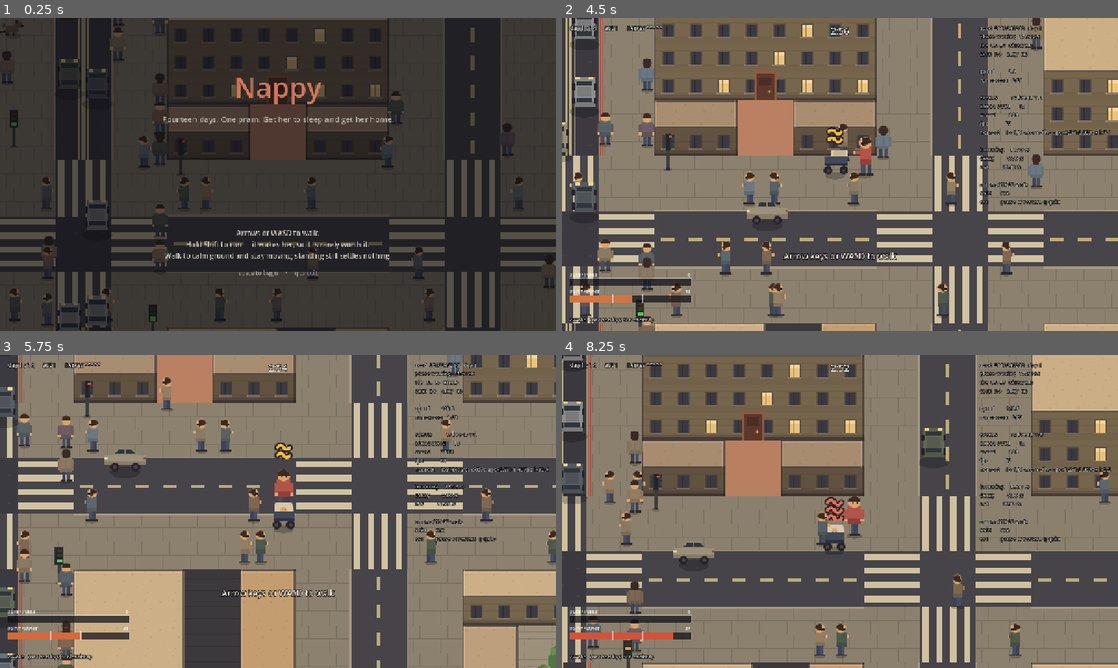
Above: before the commit, frames 1-4 (two rows, left to right).
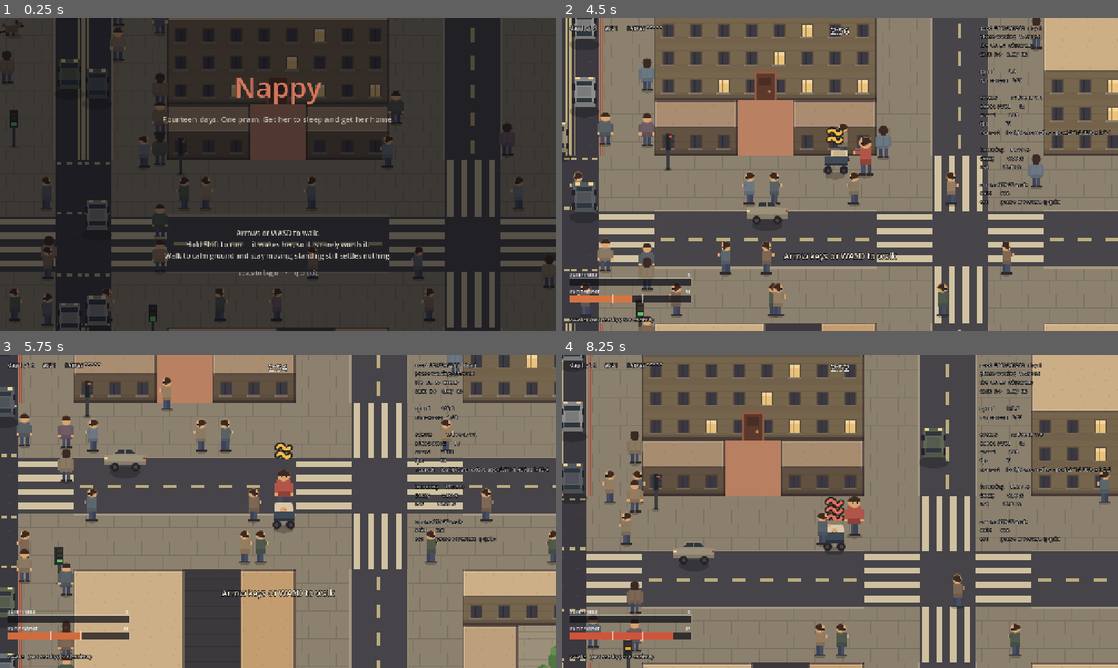
Above: after the commit, the same moments.

Repository: JosuaKrause/nappy
Game: Godot game, scene res://scenes/main.tscn
Same seed, same stepped clock (60 frames per second), same inputs: the game is played once before the commit and once after it.
Inputs (mouse positions are in pixels of both pictures, inside the frame that each line leads up to):
- Up to frame 1 (0.25 s): no input
- Up to frame 2 (4.5 s): tap Enter (ui_accept) at 0.5, 0.77, 3.77 s; move the mouse to (962, 158) at 0.52 s; hold Right (move_right) 0.53-1.25 s; hold Shift (run) 0.53-1.25 s; click (962, 158) at 0.67 s; drag from (728, 190) to (812, 237) at 1.27 s; move the mouse to (895, 105) at 2.02 s; hold Right (move_right) 2.03-2.75 s; hold Shift (run) 2.03-2.75 s; drag from (812, 237) to (673, 127) at 2.77 s; move the mouse to (1006, 221) at 3.52 s; hold Left (move_left) 3.53-4.25 s; hold Shift (run) 3.53-4.25 s; tap R at 3.6 s; drag from (673, 127) to (756, 96) at 4.27 s
- Up to frame 3 (5.75 s): move the mouse to (305, 511) at 5.02 s; hold Down (move_down) from 5.03 s (still down); hold Shift (run) from 5.03 s (still down); click (305, 511) at 5.17 s
- Up to frame 4 (8.25 s): release Down (move_down) at 5.75 s; release Shift (run) at 5.75 s; drag from (756, 433) to (728, 527) at 5.77 s; move the mouse to (962, 495) at 6.52 s; hold Up (move_up) 6.53-7.25 s; hold Shift (run) 6.53-7.25 s; tap Enter (ui_accept) at 6.77 s; drag from (728, 527) to (812, 574) at 7.27 s; move the mouse to (895, 442) at 8.02 s; hold Down (move_down) from 8.03 s (still down); hold Shift (run) from 8.03 s (still down); tap R at 8.1 s

The runs differ from the first frame. In frame 1, 1.2% of the frame differs, in the area x 10-20%, y 45-99%; in frame 2, 0.8%; in frame 3, 0.4%; in frame 4, 0.7%.

Commit message:
The main road has dotted lines where it had a zebra
"The main road shouldn't have zebra crossings (since they have traffic
lights) it should be two dotted lines demarking the pedestrian safe zone."

The design half outranks the art half: a zebra means *the traffic gives way
to you*, and on the spine it does not — what stops it is the light, which is
validate_signals' whole contract. So for ten milestones the paint made the
opposite promise at every junction of the one street where believing it ends
the day.

The tile type does not change, and that is the shape of the fix. M41 had
already considered painting the crossing away and rejected it — "a walker
crossing a side street would then be standing on open carriageway, and the
one thing a zebra is for is saying where a person on a road is meant to be" —
and this is not that request. It is a request for different paint. So
GroundTiles._crossing_variant picks four new tiles when either corridor is
the spine, and every rule that reads CROSSING goes on meaning what it meant:
the crossing scan, the give-way rule (which already exempted MAIN), and where
an event may stand.

The one thing that did have to move is the trace, which said "at a zebra" on
a street that has none — a line that would send the next reader looking for
the wrong bug, on the street where the difference between a negotiation and a
wait is the difference between a day and a day lost.

Two dotted lines per crossing and two crossings per junction, so a spine
crossroads has four dashed rows across it. The lines run the way she is
crossing, one at each edge of the two-tile band. Photographed on seed 4242
day 2 with --spawn arterial; played by nobody.

Co-Authored-By: Claude Opus 5 <noreply@anthropic.com>
Claude-Session: https://claude.ai/code/session_01AwbNffy8r23NtrP7ZaSkFS

Diff:
--- a/assets/ground_tileset.tres
+++ b/assets/ground_tileset.tres
@@ -7,6 +7,10 @@
 [ext_resource type="Texture2D" path="res://assets/tiles/road_line_s.svg" id="4_road_line_s"]
 [ext_resource type="Texture2D" path="res://assets/tiles/crossing_v.svg" id="5_crossing_v"]
 [ext_resource type="Texture2D" path="res://assets/tiles/crossing_h.svg" id="6_crossing_h"]
+[ext_resource type="Texture2D" path="res://assets/tiles/crossing_main_n.svg" id="36_crossing_main_n"]
+[ext_resource type="Texture2D" path="res://assets/tiles/crossing_main_s.svg" id="37_crossing_main_s"]
+[ext_resource type="Texture2D" path="res://assets/tiles/crossing_main_w.svg" id="38_crossing_main_w"]
+[ext_resource type="Texture2D" path="res://assets/tiles/crossing_main_e.svg" id="39_crossing_main_e"]
 [ext_resource type="Texture2D" path="res://assets/tiles/sidewalk.svg" id="7_sidewalk"]
 [ext_resource type="Texture2D" path="res://assets/tiles/sidewalk_kerb_n.svg" id="8_sidewalk_kerb_n"]
 [ext_resource type="Texture2D" path="res://assets/tiles/sidewalk_kerb_s.svg" id="9_sidewalk_kerb_s"]
@@ -209,6 +213,26 @@
 
 [sub_resource type="TileSetAtlasSource" id="atlas_mountain"]
 texture = ExtResource("34_mountain")
+texture_region_size = Vector2i(32, 32)
+0:0/0 = 0
+
+[sub_resource type="TileSetAtlasSource" id="atlas_crossing_main_n"]
+texture = ExtResource("36_crossing_main_n")
+texture_region_size = Vector2i(32, 32)
+0:0/0 = 0
+
+[sub_resource type="TileSetAtlasSource" id="atlas_crossing_main_s"]
+texture = ExtResource("37_crossing_main_s")
+texture_region_size = Vector2i(32, 32)
+0:0/0 = 0
+
+[sub_resource type="TileSetAtlasSource" id="atlas_crossing_main_w"]
+texture = ExtResource("38_crossing_main_w")
+texture_region_size = Vector2i(32, 32)
+0:0/0 = 0
+
+[sub_resource type="TileSetAtlasSource" id="atlas_crossing_main_e"]
+texture = ExtResource("39_crossing_main_e")
 texture_region_size = Vector2i(32, 32)
 0:0/0 = 0
 
@@ -255,3 +279,7 @@
 sources/33 = SubResource("atlas_fence")
 sources/34 = SubResource("atlas_mountain")
 sources/35 = SubResource("atlas_scree")
+sources/36 = SubResource("atlas_crossing_main_n")
+sources/37 = SubResource("atlas_crossing_main_s")
+sources/38 = SubResource("atlas_crossing_main_w")
+sources/39 = SubResource("atlas_crossing_main_e")
--- /dev/null
+++ b/assets/tiles/crossing_main_e.svg
@@ -0,0 +1,8 @@
+<!-- A signalled crossing on the main road, east edge. See crossing_main_n. -->
+<svg xmlns="http://www.w3.org/2000/svg" width="32" height="32" viewBox="0 0 32 32" shape-rendering="crispEdges">
+  <rect x="0" y="0" width="32" height="32" fill="#3b3b45"/>
+  <rect x="8" y="4" width="1" height="3" fill="#43434e"/>
+  <rect x="27" y="1" width="3" height="6" fill="#b9b087"/>
+  <rect x="27" y="13" width="3" height="6" fill="#b9b087"/>
+  <rect x="27" y="25" width="3" height="6" fill="#b9b087"/>
+</svg>
--- /dev/null
+++ b/assets/tiles/crossing_main_n.svg
@@ -0,0 +1,11 @@
+<!-- A signalled crossing on the main road, north edge. Two dotted lines demark the safe zone
+     instead of a zebra: a zebra means the traffic gives way to you and the spine's traffic obeys
+     the light, so the paint has to say "stand between these" rather than "step out". This tile
+     carries the line on its own outer edge; crossing_main_s carries the other one. -->
+<svg xmlns="http://www.w3.org/2000/svg" width="32" height="32" viewBox="0 0 32 32" shape-rendering="crispEdges">
+  <rect x="0" y="0" width="32" height="32" fill="#3b3b45"/>
+  <rect x="21" y="19" width="4" height="1" fill="#43434e"/>
+  <rect x="1" y="2" width="6" height="3" fill="#b9b087"/>
+  <rect x="13" y="2" width="6" height="3" fill="#b9b087"/>
+  <rect x="25" y="2" width="6" height="3" fill="#b9b087"/>
+</svg>
--- /dev/null
+++ b/assets/tiles/crossing_main_s.svg
@@ -0,0 +1,8 @@
+<!-- A signalled crossing on the main road, south edge. See crossing_main_n. -->
+<svg xmlns="http://www.w3.org/2000/svg" width="32" height="32" viewBox="0 0 32 32" shape-rendering="crispEdges">
+  <rect x="0" y="0" width="32" height="32" fill="#3b3b45"/>
+  <rect x="4" y="8" width="3" height="1" fill="#43434e"/>
+  <rect x="1" y="27" width="6" height="3" fill="#b9b087"/>
+  <rect x="13" y="27" width="6" height="3" fill="#b9b087"/>
+  <rect x="25" y="27" width="6" height="3" fill="#b9b087"/>
+</svg>
--- /dev/null
+++ b/assets/tiles/crossing_main_w.svg
@@ -0,0 +1,8 @@
+<!-- A signalled crossing on the main road, west edge. See crossing_main_n. -->
+<svg xmlns="http://www.w3.org/2000/svg" width="32" height="32" viewBox="0 0 32 32" shape-rendering="crispEdges">
+  <rect x="0" y="0" width="32" height="32" fill="#3b3b45"/>
+  <rect x="19" y="21" width="1" height="4" fill="#43434e"/>
+  <rect x="2" y="1" width="3" height="6" fill="#b9b087"/>
+  <rect x="2" y="13" width="3" height="6" fill="#b9b087"/>
+  <rect x="2" y="25" width="3" height="6" fill="#b9b087"/>
+</svg>
--- a/src/city/city_generator.gd
+++ b/src/city/city_generator.gd
@@ -193,13 +193,20 @@
 ##
 ## - **A pedestrianised corridor has no carriageway**, so its own band is paving all the way
 ##   across and a driveable street crossing it does so over a zebra six tiles deep.
-## - **A main road's zebra is signalled rather than negotiated.** The paint is the same paint and
-##   it stays: what changes is who honours it. Traffic on a main road does not give way to
-##   somebody standing at the kerb — it obeys the light — so the crossing becomes a *timing*
-##   problem where an ordinary one is a gap-hunting problem. See `CrowdAgent._give_way` and
-##   `TrafficSignals`. Painting it away instead was tried and is worse: a walker crossing a side
-##   street would then be standing on open carriageway, and the one thing a zebra is for is
-##   saying where a person on a road is meant to be.
+## - **A main road's crossing is signalled rather than negotiated, and since M51 it is not a
+##   zebra.** *(Playtest 15, finding 2: "the main road shouldn't have zebra crossings (since they
+##   have traffic lights) it should be two dotted lines demarking the pedestrian safe zone".)*
+##   Traffic on a main road does not give way to somebody at the kerb — it obeys the light — so
+##   the crossing is a *timing* problem where an ordinary one is a gap-hunting problem, and a
+##   zebra was the paint promising the wrong one of those at every junction of the one street
+##   where getting it wrong ends the day. See `CrowdAgent._give_way` and `TrafficSignals`.
+##
+##   **The tile type does not change and that is the point.** Painting the crossing away was tried
+##   in M41 and is worse — a walker crossing a side street would then be standing on open
+##   carriageway, and the one thing a crossing is for is saying where a person on a road is meant
+##   to be — so what moved is the picture and nothing else. Every rule that reads `CROSSING`, from
+##   the traffic's give-way scan to where an event may stand, goes on meaning what it meant.
+##   `GroundTiles._crossing_variant` is where the two dotted lines are drawn.
 static func _street_tile(x_offset: int, x_kind: GameEnums.StreetKind,
 		y_offset: int, y_kind: GameEnums.StreetKind) -> GameEnums.TileType:
 	var x_road := x_offset >= 0 and x_kind != GameEnums.StreetKind.PEDESTRIAN \
--- a/src/city/ground_tiles.gd
+++ b/src/city/ground_tiles.gd
@@ -53,6 +53,10 @@
 const FENCE := 33
 const MOUNTAIN := 34
 const SCREE := 35
+const CROSSING_MAIN_N := 36
+const CROSSING_MAIN_S := 37
+const CROSSING_MAIN_W := 38
+const CROSSING_MAIN_E := 39
 
 ## Tileset source id for a cell, or -1 where no ground should be drawn at all.
 static func source_for(map: CityMap, tile: Vector2i) -> int:
@@ -64,7 +68,7 @@
 		GameEnums.TileType.ROAD:
 			return _road_variant(map, tile)
 		GameEnums.TileType.CROSSING:
-			return _crossing_variant(tile)
+			return _crossing_variant(map, tile)
 		GameEnums.TileType.PARK:
 			return GRASS
 		GameEnums.TileType.PLAYGROUND:
@@ -152,5 +156,32 @@
 
 ## A crossing is where a carriageway passes over the *other* corridor's pavement, so the
 ## road's axis is whichever of the two offsets is on the carriageway.
-static func _crossing_variant(tile: Vector2i) -> int:
-	return CROSSING_V if CityMap.is_road_offset(CityMap.corridor_offset(tile.x)) else CROSSING_H
+##
+## **On the main road it is not a zebra**, and that is a rule rather than a decoration.
+## *(M51, playtest 15 finding 2: "the main road shouldn't have zebra crossings (since they have
+## traffic lights) it should be two dotted lines demarking the pedestrian safe zone".)* A zebra
+## means *the traffic gives way to you*, and on the spine it does not — what stops it is the light,
+## which is `Tuning.validate_signals`' whole contract. So the paint had been contradicting the rule
+## at every junction of the one street where getting it wrong ends the day.
+##
+## What replaces it is **two dotted lines** and not nothing, which is the distinction M41 already
+## drew when it considered painting the crossing away and rejected it: *"a walker crossing a side
+## street would then be standing on open carriageway, and the one thing a zebra is for is saying
+## where a person on a road is meant to be."* The tile type is unchanged for exactly that reason —
+## every rule that reads `CROSSING`, from the traffic's give-way scan to where an event may stand,
+## goes on meaning what it meant. Only the picture moved.
+##
+## The two lines run **along the way she is crossing**, one at each edge of the two-tile band, so
+## each tile carries the one on its own outer side. Within a pavement band the tile at the even
+## offset is the outer one, which is what `% SIDEWALK_WIDTH` is asking.
+static func _crossing_variant(map: CityMap, tile: Vector2i) -> int:
+	var across_x := CityMap.is_road_offset(CityMap.corridor_offset(tile.x))
+	var main := map.street_kind_at(across_x, tile) == GameEnums.StreetKind.MAIN
+	if not main:
+		return CROSSING_V if across_x else CROSSING_H
+	if across_x:
+		# A north-south carriageway: she crosses east to west, so the lines run that way.
+		return CROSSING_MAIN_N if CityMap.corridor_offset(tile.y) % Tuning.SIDEWALK_WIDTH == 0 \
+				else CROSSING_MAIN_S
+	return CROSSING_MAIN_W if CityMap.corridor_offset(tile.x) % Tuning.SIDEWALK_WIDTH == 0 \
+			else CROSSING_MAIN_E
--- a/src/telemetry/telemetry_observer.gd
+++ b/src/telemetry/telemetry_observer.gd
@@ -232,9 +232,18 @@
 			_road_since = Telemetry.clock()
 			_road_from = _map.world_to_tile(here)
 			_carriageway = 0.0
-			Telemetry.note("cross", "stepped into the road at %s, %s" % [
-				TelemetryLog.tile(_road_from),
-				"at a zebra" if type == GameEnums.TileType.CROSSING else "mid-block"])
+			# **A crossing on the spine is not a zebra and the trace has to say which**, because the
+			# two are different bargains: a zebra is a negotiation with a driver who can see you
+			# and a signalled crossing is a wait with a known end. A line reading "at a zebra" on
+			# the one street where traffic does not give way is a trace that would send the next
+			# reader looking for the wrong bug. *(M51, playtest 15 finding 2.)*
+			var where := "mid-block"
+			if type == GameEnums.TileType.CROSSING:
+				where = "at a signalled crossing" if _map.street_kind_at(
+						CityMap.is_road_offset(CityMap.corridor_offset(_road_from.x)),
+						_road_from) == GameEnums.StreetKind.MAIN else "at a zebra"
+			Telemetry.note("cross", "stepped into the road at %s, %s"
+					% [TelemetryLog.tile(_road_from), where])
 		if type == GameEnums.TileType.ROAD:
 			_carriageway += delta
 	elif _was_road:
Not shown: 1 places in assets/ground_tileset.tres that only renumber resources
Not shown, added: assets/tiles/crossing_main_e.svg.import
Not shown, added: assets/tiles/crossing_main_n.svg.import
Not shown, added: assets/tiles/crossing_main_s.svg.import
Not shown, added: assets/tiles/crossing_main_w.svg.import
Not shown, changed: docs/CITY.md
Not shown, changed: docs/TODO.md
